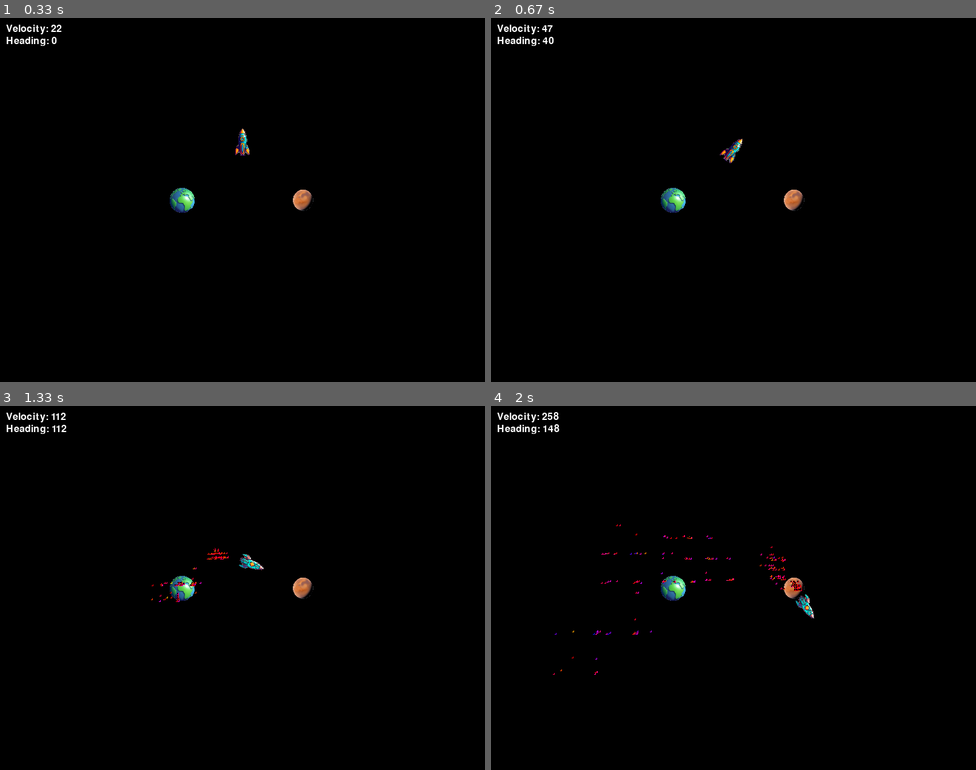
Above: before the commit, frames 1-4 (two rows, left to right).
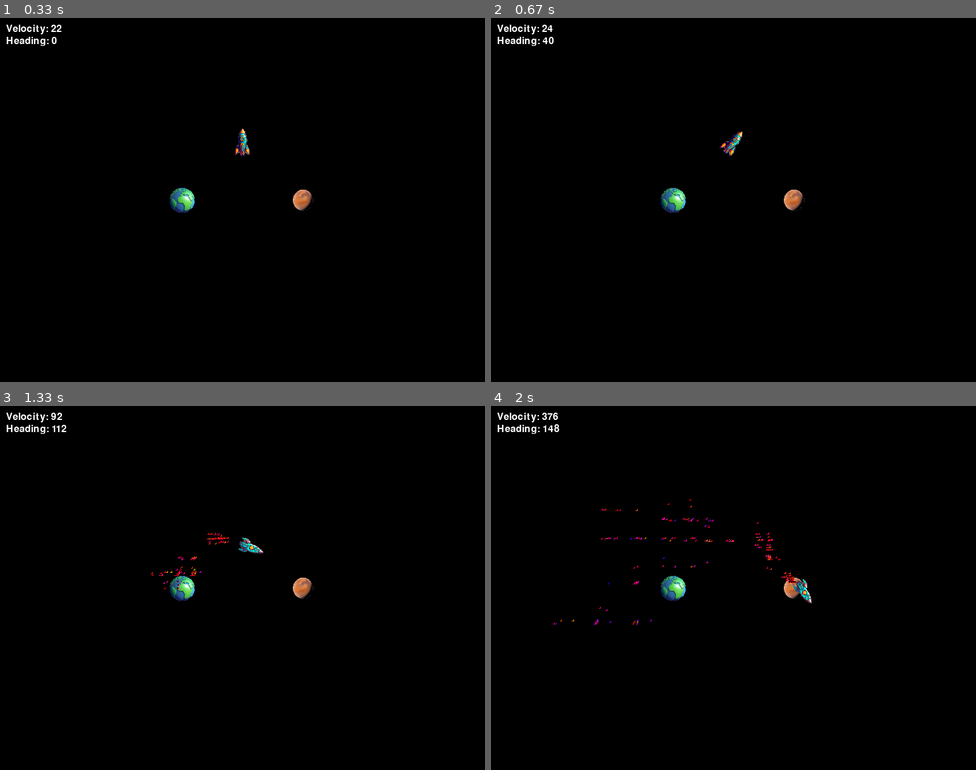
Above: after the commit, the same moments.

Repository: kws/pygame_rocket
Game: pygame game, started from pygame_rocket/__main__.py
Same seed, same stepped clock (60 frames per second), same inputs: the game is played once before the commit and once after it.
Inputs:
- Up to frame 1 (0.33 s): no input
- Up to frame 2 (0.67 s): hold R from 0.33 s (still down); hold Right from 0.33 s (still down)
- Up to frame 3 (1.33 s): release R at 0.8 s; release Right at 0.8 s; hold Right 0.83-1.3 s; tap Space at 0.9, 1.2 s; tap S at 0.98 s
- Up to frame 4 (2 s): hold Right 1.33-1.8 s; tap Space at 1.4, 1.7, 1.9 s; hold Left from 1.83 s (still down)

Frame 1 is identical in both runs. In frame 2, 0.2% of the frame differs, in the area x 10-52%, y 1-40%; in frame 3, 0.5%; in frame 4, 0.6%, in the area x 10-67%, y 1-74%.

Commit message:
Add distance label when rocket off-screen

Diff:
--- /dev/null
+++ b/pygame_rocket/geometry.py
@@ -0,0 +1,49 @@
+import pygame
+
+def line_intersection(p1: pygame.math.Vector2, p2: pygame.math.Vector2, q1: pygame.math.Vector2, q2: pygame.math.Vector2):
+    """
+    Returns the point of intersection of the lines between p1,p2 and q1,q2.
+    If lines would intersect outside the line segments, returns None.
+    """
+    p1 = pygame.math.Vector2(p1)
+    p2 = pygame.math.Vector2(p2)
+    q1 = pygame.math.Vector2(q1)
+    q2 = pygame.math.Vector2(q2)
+
+    # Calculate the vectors for the two lines
+    r = p2 - p1
+    s = q2 - q1
+
+    # If the lines are parallel, they don't intersect
+    rxs = r.cross(s)
+    if rxs == 0:
+        return None
+
+    # Calculate the vector between the two starting points
+    qmp = q1 - p1
+
+    # Calculate the intersection point of the two lines
+    t = qmp.cross(s) / rxs
+    u = qmp.cross(r) / rxs
+
+    # If t and u are between 0 and 1, the lines intersect
+    if 0 <= t <= 1 and 0 <= u <= 1:
+        return p1 + t * r
+
+    return None
+
+
+def boundary_intersection(boundary: pygame.Rect, pos: pygame.math.Vector2):
+    """ Returns the point of intersection of the boundary with the line passing through the centre of mass and the position. """
+
+    edges = (
+        (boundary.topleft, boundary.topright),
+        (boundary.topright, boundary.bottomright),
+        (boundary.bottomright, boundary.bottomleft),
+        (boundary.bottomleft, boundary.topleft)
+    )
+
+    for edge in edges:
+        intersection = line_intersection(pos, boundary.center, *edge)
+        if intersection:
+            return intersection
--- a/pygame_rocket/main_loop.py
+++ b/pygame_rocket/main_loop.py
@@ -3,6 +3,7 @@
 from .planet import Planet
 from .rocket import Rocket
 from .gravity import GravityGroup
+from .geometry import boundary_intersection
 from . import sprites
 
 WIDTH = 800
@@ -32,9 +33,10 @@
 gravity_sprites.add(Planet((cx+100, cy), mass=100, image_path=sprites.planet_2))
 
 all_sprites = pygame.sprite.Group(gravity_sprites)
-rocket = Rocket((cx, cy - 100), image_path=all_rocket_images[-1], particle_group=all_sprites, mode="wrap")
+rocket = Rocket((cx, cy - 100), image_path=all_rocket_images[-1], particle_group=all_sprites, mode="infinite")
 all_sprites.add(rocket)
 
+screen_bounds = pygame.Rect(0, 0, WIDTH, HEIGHT)
 
 # Game loop
 def main():
@@ -49,6 +51,11 @@
                 current_image = all_rocket_images.pop(0)
                 all_rocket_images.append(current_image)
                 rocket.set_image(current_image)
+            elif event.type == pygame.KEYDOWN and event.key == pygame.K_r:
+                rocket.pos = pygame.math.Vector2(cx, cy - 100)
+                rocket.velocity = pygame.math.Vector2(0, 0)
+                rocket.direction = 0
+                rocket.auto_pilot = False
 
 
         keys = pygame.key.get_pressed()
@@ -76,6 +83,16 @@
         if rocket.auto_pilot:
             draw_text(screen, "Auto Pilot", (700, 10), "red")
 
+        if not screen_bounds.collidepoint(rocket.pos):
+            intersect = boundary_intersection(screen_bounds, rocket.pos)
+            if intersect:
+                pos2 = pygame.math.Vector2(intersect).move_towards((cx, cy), 50)
+                pygame.draw.line(screen, "grey", intersect, pos2, 2)
+
+                distance = rocket.pos.distance_to(intersect)
+                draw_text(screen, f"Dist {distance}", pos2, "grey")
+
+
         pygame.display.flip()
         dt = clock.tick(FPS)
 
--- a/pygame_rocket/rocket.py
+++ b/pygame_rocket/rocket.py
@@ -48,7 +48,7 @@
             direction: float = 0,
             image_path = ship_1,
             particle_group = None,
-            mode: Literal["bounce", "wrap"] = "bounce"
+            mode: Literal["bounce", "wrap", "infinite"] = "bounce"
         ):
 
        # Call the parent class (Sprite) constructor
@@ -67,6 +67,15 @@
 
     def set_image(self, image_path):
         self._original_image = pygame.image.load(image_path).convert_alpha()
+        self.image = None
+
+    @property
+    def direction(self):
+        return self._direction
+
+    @direction.setter
+    def direction(self, value):
+        self._direction = value
         self.image = None
 
     @property
